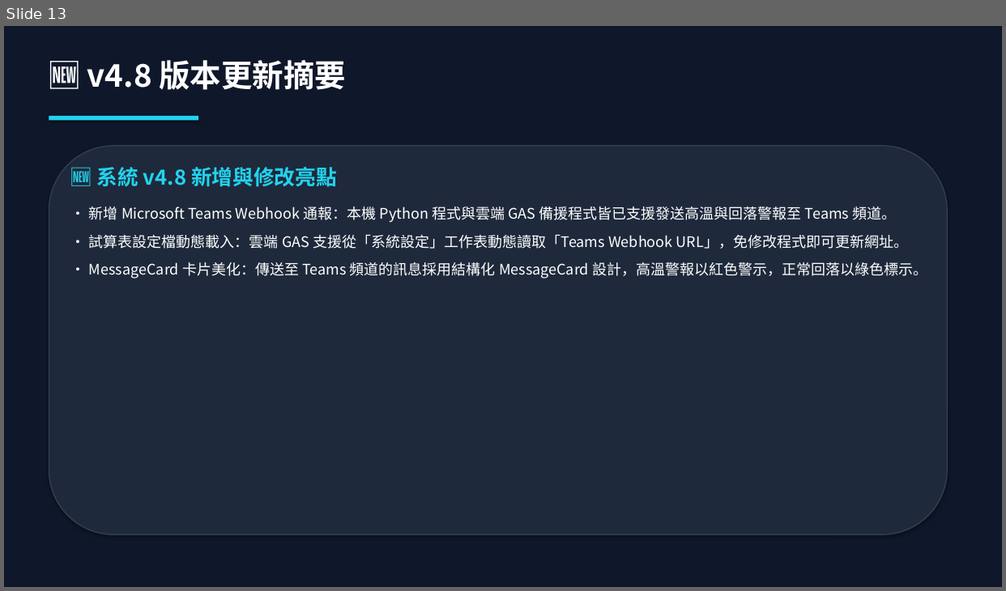
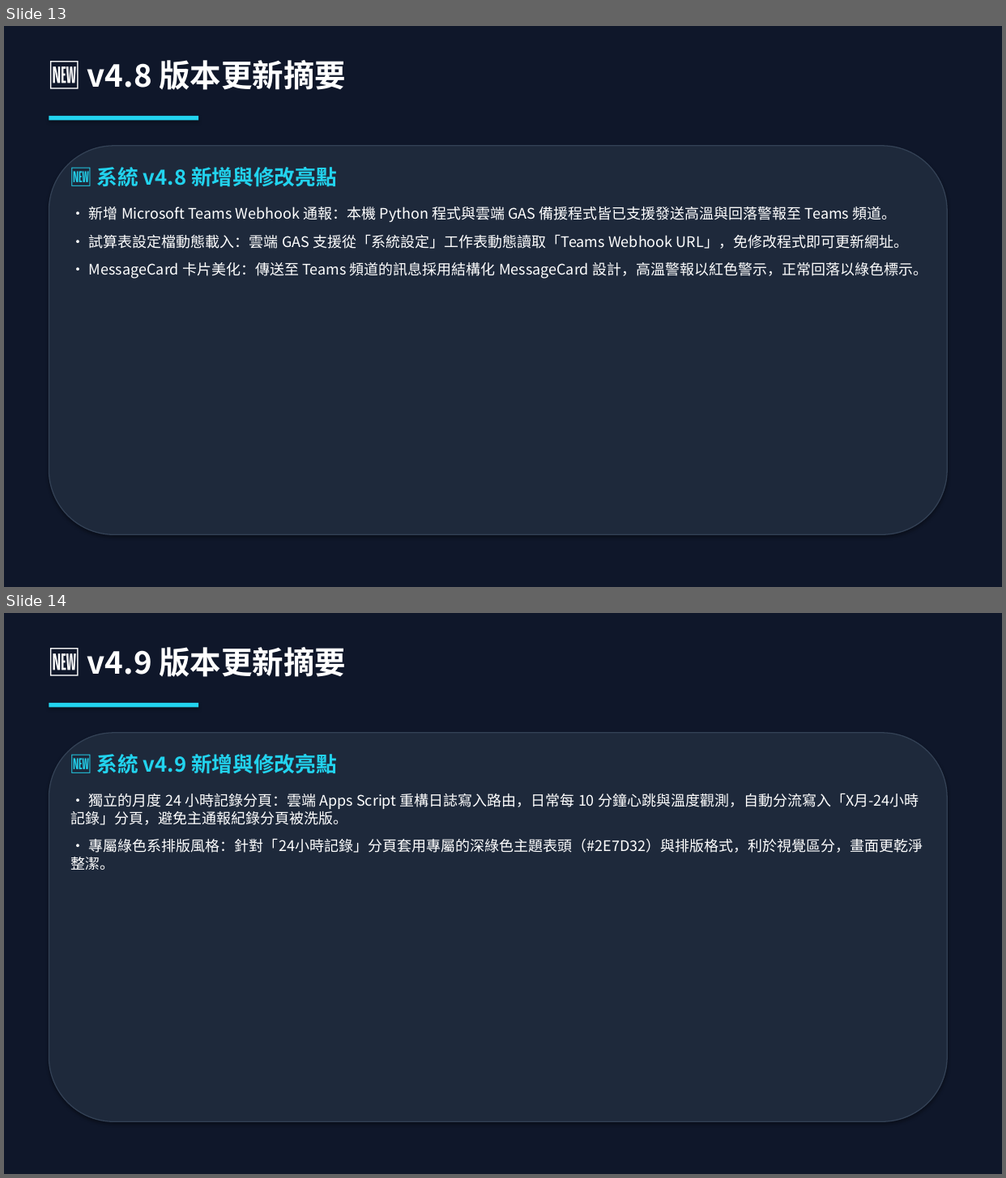
Before and after one commit to shihwei0809/google-agent, a slide deck: 溫度通報/溫度通報系統操作說明.pptx. Shown one above the other, each under a label of ours: slide 13 before the commit, slides 13 and 14 after it. The pictures are 1006x591 and 1006x1178 pixels, drawn with LibreOffice and Linux fonts; fonts in the diff are those of the drawing. Boxes give left, top, right and bottom in pixels: in the first picture for what was removed or moved away, otherwise in the second. Text is boxed around its words. In the diff, an @@ line names an element or a change of style, - is before the commit and + after.

```diff
--- a/溫度通報/溫度通報系統操作說明.pptx
+++ b/溫度通報/溫度通報系統操作說明.pptx
@@ slide 14 added at (4,613,1002,1174), background #0F172A @@
@@ text added at (87,647,346,677), 30 pt, text #FFFFFF, bold @@
+🆕 v4.9 版本更新摘要
@@ rectangle added at (49,703,198,707), fill #22D3EE @@
@@ rounded rectangle added at (49,733,948,1122), fill #1E293B, outline #334155 1 pt @@
@@ text added at (71,754,923,870), 14 pt, text #FFFFFF @@
+🆕 系統 v4.9 新增與修改亮點
+• 獨立的月度 24 小時記錄分頁：雲端 Apps Script 重構日誌寫入路由，日常每 10 分鐘心跳與溫度觀測，自動分流寫入「X月-24小時記錄」分頁，避免主通報紀錄分頁被洗版。
+• 專屬綠色系排版風格：針對「24小時記錄」分頁套用專屬的深綠色主題表頭（#2E7D32）與排版格式，利於視覺區分，畫面更乾淨整潔。
```
Also in this commit, not shown: 5 other files.
